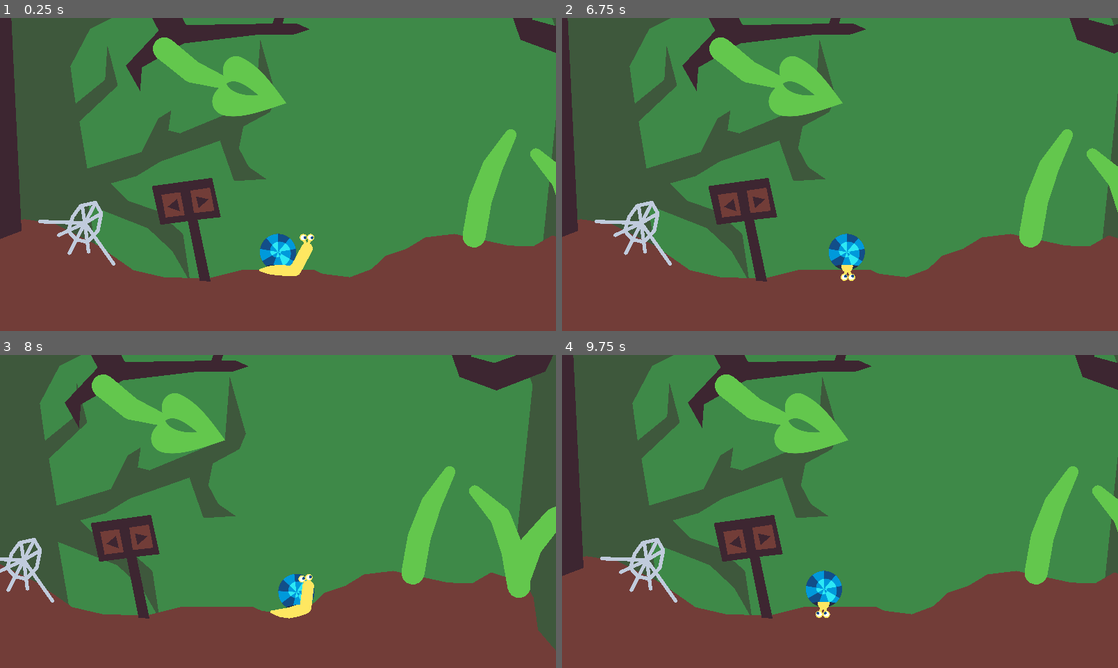
Above: before the commit, frames 1-4 (two rows, left to right).
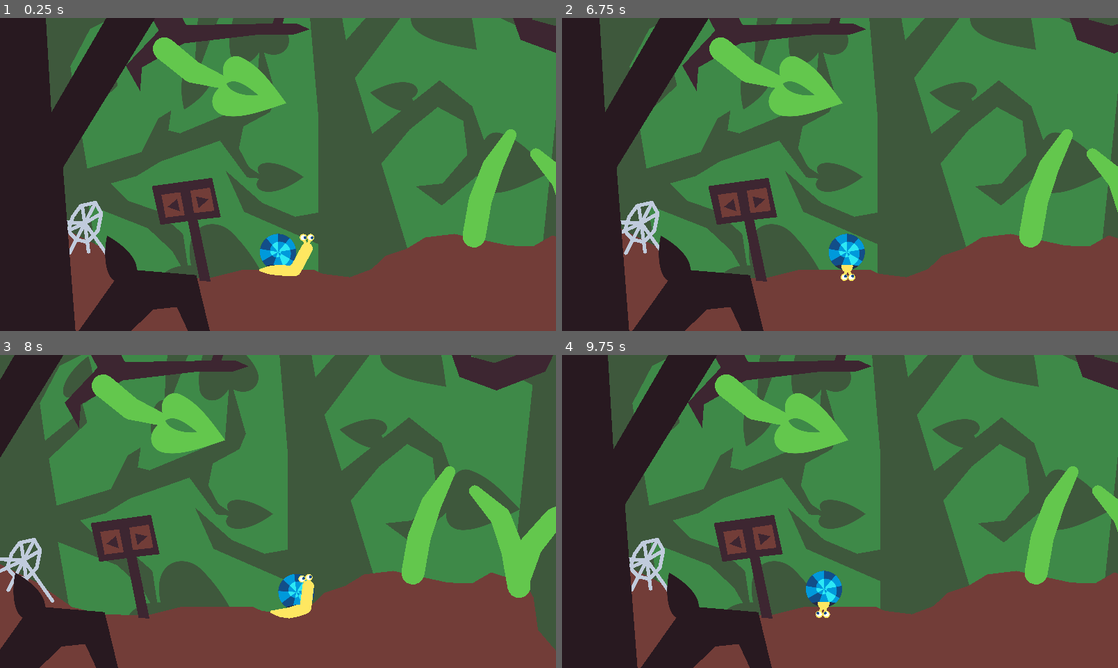
Above: after the commit, the same moments.

Repository: ThomasBringer/LD56
Game: Godot game, scene res://main/main.tscn
Same seed, same stepped clock (60 frames per second), same inputs: the game is played once before the commit and once after it. Sound files missing from this copy of the repository are replaced by a short silence.
Inputs:
- Up to frame 1 (0.25 s): no input
- Up to frame 2 (6.75 s): tap Enter at 0.5, 4.25 s; hold Right (move_right) 0.53-1.28 s; hold Space (shell) 0.53-1.28 s; hold A (move_left) 1.28-2.03 s; tap Space (shell) every 1.5 s from 1.35 to 5.85 s; hold Space (shell) 2.03-2.78 s; hold Right (move_right) 2.03-3.53 s; hold Space (shell) 3.53-4.28 s; hold A (move_left) 3.53-5.78 s; hold Space (shell) 5.03-5.78 s; hold Right (move_right) from 5.78 s (still down); hold Space (shell) from 6.53 s (still down)
- Up to frame 3 (8 s): keep holding Right (move_right); release Space (shell) at 7.28 s; tap Space (shell) at 7.35 s
- Up to frame 4 (9.75 s): release Right (move_right) at 8.03 s; hold Space (shell) 8.03-8.78 s; hold A (move_left) 8.03-9.53 s; tap Space (shell) at 8.85 s; hold Right (move_right) from 9.53 s (still down); hold Space (shell) from 9.53 s (still down)

The runs differ from the first frame. In frame 1, 34% of the frame differs, in the area x 0-100%, y 0-100%; in frame 2, 33%; in frame 3, 23%; in frame 4, 34%.

Commit message:
parallax

Diff:
--- a/game/main/main.tscn
+++ b/game/main/main.tscn
@@ -6,6 +6,7 @@
 [ext_resource type="PackedScene" uid="uid://bm1ypnqh4imiw" path="res://ground/ground_poly.tscn" id="3_kianb"]
 [ext_resource type="PackedScene" uid="uid://cqedsbp3sxn4t" path="res://plant/plants/grass.tscn" id="4_a41y7"]
 [ext_resource type="PackedScene" uid="uid://ratt0b7hrhxs" path="res://plant/plant_part.tscn" id="4_orsdx"]
+[ext_resource type="Texture2D" uid="uid://cfm3qi0rk3jj3" path="res://world/world.svg" id="5_0ce1i"]
 [ext_resource type="PackedScene" uid="uid://cn5f55ghqr4w8" path="res://plant/plants/grass variants/grass_2.tscn" id="5_cbf84"]
 [ext_resource type="PackedScene" uid="uid://boel460a0aig6" path="res://plant/plants/grass variants/grass_3.tscn" id="6_y4a1b"]
 [ext_resource type="PackedScene" uid="uid://xo3mvivdkf73" path="res://plant/plants/grass variants/grass_4.tscn" id="7_1rm36"]
@@ -17,28 +18,334 @@
 [ext_resource type="PackedScene" uid="uid://djb6dgn4hxfg2" path="res://ground/plant props/leaf_4.tscn" id="12_gxki3"]
 [ext_resource type="Shader" path="res://misc/mix colors.gdshader" id="15_vjkhb"]
 
-[sub_resource type="WorldBoundaryShape2D" id="WorldBoundaryShape2D_ljyjs"]
-normal = Vector2(1, 0)
-
-[sub_resource type="WorldBoundaryShape2D" id="WorldBoundaryShape2D_na7ue"]
-normal = Vector2(-1, 0)
-
-[sub_resource type="Curve" id="Curve_lr7ag"]
-_data = [Vector2(0, 1), 0.0, 0.0, 0, 0, Vector2(1, 0.5), -1.75, 0.0, 0, 0]
-point_count = 2
-
 [sub_resource type="ShaderMaterial" id="ShaderMaterial_aekaq"]
 shader = ExtResource("15_vjkhb")
 shader_parameter/color1 = Color(0.243137, 0.152941, 0.192157, 1)
 shader_parameter/color2 = Color(0.243137, 0.537255, 0.282353, 1)
 shader_parameter/t = 0.5
 
+[sub_resource type="AtlasTexture" id="AtlasTexture_mx278"]
+atlas = ExtResource("5_0ce1i")
+region = Rect2(1163, 45.3523, 767.671, 1024.57)
+
+[sub_resource type="AtlasTexture" id="AtlasTexture_gkwod"]
+atlas = ExtResource("5_0ce1i")
+region = Rect2(653.572, 54.4483, 485.738, 575.34)
+
+[sub_resource type="AtlasTexture" id="AtlasTexture_nw1dg"]
+atlas = ExtResource("5_0ce1i")
+region = Rect2(340.87, 67.6301, 220.22, 343.64)
+
+[sub_resource type="ShaderMaterial" id="ShaderMaterial_fqw5i"]
+shader = ExtResource("15_vjkhb")
+shader_parameter/color1 = Color(0.243137, 0.152941, 0.192157, 1)
+shader_parameter/color2 = null
+shader_parameter/t = 0.35
+
+[sub_resource type="WorldBoundaryShape2D" id="WorldBoundaryShape2D_ljyjs"]
+normal = Vector2(1, 0)
+
+[sub_resource type="WorldBoundaryShape2D" id="WorldBoundaryShape2D_na7ue"]
+normal = Vector2(-1, 0)
+
+[sub_resource type="Curve" id="Curve_lr7ag"]
+_data = [Vector2(0, 1), 0.0, 0.0, 0, 0, Vector2(1, 0.5), -1.75, 0.0, 0, 0]
+point_count = 2
+
 [node name="Main" type="Node2D"]
 
 [node name="AudioStreamPlayer" type="AudioStreamPlayer" parent="."]
 stream = ExtResource("1_askrw")
-volume_db = -10.0
 autoplay = true
+
+[node name="ParallaxBackground" type="ParallaxBackground" parent="."]
+
+[node name="ParallaxLayer" type="ParallaxLayer" parent="ParallaxBackground"]
+z_index = -100
+material = SubResource("ShaderMaterial_aekaq")
+motion_scale = Vector2(0.5, 0.5)
+
+[node name="ColorRect" type="ColorRect" parent="ParallaxBackground/ParallaxLayer"]
+visible = false
+offset_left = -1116.0
+offset_top = -2496.0
+offset_right = 3197.0
+offset_bottom = 1040.0
+color = Color(1, 0, 0, 1)
+
+[node name="Polygon2D" type="Polygon2D" parent="ParallaxBackground/ParallaxLayer"]
+use_parent_material = true
+polygon = PackedVector2Array(-1342, 1370, -1300, -2988, -742, -2988, -571, -946, 135, -1160, 390, -1661, 459, -2030, 545, -2407, 573, -2613, 613, -2286, 551, -1816, 866, -1742, 1133, -1507, 1496, -1197, 1192, -1328, 818, -1588, 497, -1544, 219, -1005, -337.41, -733.065, -474, -474, -438, -216, -234, -382, -218, -618, -146, -342, -411.044, -92.7942, -357.47, 231.606, 18, 118, 132, -113, 223, -170, 203, -32, 283, -12, 805, -227, 838, -658, 949, -264, 905, -158, 721, -59, 690, 92, 758, 220, 879, 304, 747, 293, 559, 39, 148, 183, -18, 284, -195, 334, -74, 455, 122, 522, 304, 683, 354, 1016, 230, 801, 61, 643, -349, 482, -256, 1020, -192, 1334)
+
+[node name="Polygon2D2" type="Polygon2D" parent="ParallaxBackground/ParallaxLayer"]
+use_parent_material = true
+polygon = PackedVector2Array(2730, 1309, 4664, 1320, 3861, -818, 2786, -3556, 1994, -3081, 2746.97, -1085.96, 2753, -878, 2448, -978, 2329.33, -1127.54, 2409, -1274, 2391, -1496, 2225, -1259, 1942, -1485, 1614, -1290, 1918, -1378, 1968, -1249, 2387, -859, 2930, -601)
+
+[node name="Polygon2D3" type="Polygon2D" parent="ParallaxBackground/ParallaxLayer"]
+use_parent_material = true
+polygon = PackedVector2Array(683, -4055, 783.146, -3375.37, 756, -3131, 398, -3408, 277, -3751, 54, -4022, 23, -3770, 328, -3230, 859.616, -2856.42, 1109, -1164, 770, -1285, 474, -1114, 396, -736, 385, -373, 537, -775, 685, -1098, 959, -1110, 1175.31, -878.74, 1240, -111, 1240, 534.976, 1078, 564, 850, 468, 598, 245, 726, 530, 1240, 753.79, 1240, 1328, 1977, 1184, 1718.18, 341.079, 1674.04, 197.322, 1868, -36, 2063, -193, 2239, -98, 2268, 135, 2096, 335, 1911, 354, 2092, 487, 2439, 192, 2301, -198, 2077, -378, 1611, -8, 1492, -393, 1847, -865, 2103, -897, 1927, -1041, 1701, -964, 1430, -653, 1351, -1106, 1177.34, -2616.23, 1638, -3024, 1911, -3411, 1588, -3316, 1134.94, -2984.96, 1005, -4115)
+
+[node name="Sprite2D25" type="Sprite2D" parent="ParallaxBackground/ParallaxLayer"]
+use_parent_material = true
+position = Vector2(-235, -2312)
+rotation = 1.94025
+texture = SubResource("AtlasTexture_mx278")
+
+[node name="Sprite2D26" type="Sprite2D" parent="ParallaxBackground/ParallaxLayer"]
+use_parent_material = true
+position = Vector2(1817, -1848)
+rotation = -0.260403
+texture = SubResource("AtlasTexture_mx278")
+
+[node name="Sprite2D27" type="Sprite2D" parent="ParallaxBackground/ParallaxLayer"]
+use_parent_material = true
+position = Vector2(649, 1141)
+rotation = 2.23954
+texture = SubResource("AtlasTexture_mx278")
+
+[node name="Sprite2D28" type="Sprite2D" parent="ParallaxBackground/ParallaxLayer"]
+use_parent_material = true
+position = Vector2(795, -761)
+rotation = -0.264344
+texture = SubResource("AtlasTexture_gkwod")
+
+[node name="Sprite2D29" type="Sprite2D" parent="ParallaxBackground/ParallaxLayer"]
+use_parent_material = true
+position = Vector2(2153, -767)
+rotation = 2.41077
+texture = SubResource("AtlasTexture_gkwod")
+
+[node name="Sprite2D36" type="Sprite2D" parent="ParallaxBackground/ParallaxLayer"]
+use_parent_material = true
+position = Vector2(2592, 221)
+rotation = 1.77344
+texture = SubResource("AtlasTexture_gkwod")
+
+[node name="Sprite2D30" type="Sprite2D" parent="ParallaxBackground/ParallaxLayer"]
+use_parent_material = true
+position = Vector2(553, -2679)
+rotation = -0.137662
+texture = SubResource("AtlasTexture_gkwod")
+
+[node name="Sprite2D31" type="Sprite2D" parent="ParallaxBackground/ParallaxLayer"]
+use_parent_material = true
+position = Vector2(1969, -3467)
+rotation = 1.22335
+texture = SubResource("AtlasTexture_gkwod")
+
+[node name="Sprite2D32" type="Sprite2D" parent="ParallaxBackground/ParallaxLayer"]
+use_parent_material = true
+position = Vector2(-451, -1313)
+rotation = 1.22091
+texture = SubResource("AtlasTexture_gkwod")
+
+[node name="Sprite2D33" type="Sprite2D" parent="ParallaxBackground/ParallaxLayer"]
+use_parent_material = true
+position = Vector2(369, -322)
+rotation = -2.7079
+scale = Vector2(1, 1)
+texture = SubResource("AtlasTexture_nw1dg")
+
+[node name="Sprite2D37" type="Sprite2D" parent="ParallaxBackground/ParallaxLayer"]
+use_parent_material = true
+position = Vector2(1753, -278)
+rotation = -1.41132
+scale = Vector2(1, 1)
+texture = SubResource("AtlasTexture_nw1dg")
+
+[node name="Sprite2D38" type="Sprite2D" parent="ParallaxBackground/ParallaxLayer"]
+use_parent_material = true
+position = Vector2(979, 295)
+rotation = 1.59738
+scale = Vector2(1, 1)
+texture = SubResource("AtlasTexture_nw1dg")
+
+[node name="Sprite2D34" type="Sprite2D" parent="ParallaxBackground/ParallaxLayer"]
+use_parent_material = true
+position = Vector2(-182, -648)
+rotation = 0.33712
+scale = Vector2(1, 1)
+texture = SubResource("AtlasTexture_nw1dg")
+
+[node name="Sprite2D35" type="Sprite2D" parent="ParallaxBackground/ParallaxLayer"]
+use_parent_material = true
+position = Vector2(1536, -1180)
+rotation = 2.12708
+scale = Vector2(1, 1)
+texture = SubResource("AtlasTexture_nw1dg")
+
+[node name="ParallaxBackground2" type="ParallaxBackground" parent="."]
+layer = 100
+
+[node name="ParallaxLayer2" type="ParallaxLayer" parent="ParallaxBackground2"]
+modulate = Color(0.243137, 0.152941, 0.192157, 1)
+material = SubResource("ShaderMaterial_fqw5i")
+motion_scale = Vector2(1.5, 1.5)
+
+[node name="ColorRect" type="ColorRect" parent="ParallaxBackground2/ParallaxLayer2"]
+visible = false
+offset_left = -1116.0
+offset_top = -2496.0
+offset_right = 3197.0
+offset_bottom = 1040.0
+color = Color(1, 0, 0, 1)
+
+[node name="Polygon2D" type="Polygon2D" parent="ParallaxBackground2/ParallaxLayer2"]
+use_parent_material = true
+position = Vector2(133, -485)
+polygon = PackedVector2Array(-6064, -11207, -3242, -11207, -2829, -5840, -2557, -6248, -1645, -6280, -705.426, -5665.6, -1331, -6592, -1341, -7019, -935, -6325, -578, -5893, -429, -6085, -456, -6465, -98, -6053, -394, -5676, 591.596, -6210.36, 310, -6886, 559, -7392, 499, -6893, 597, -6735, 854, -6833, 703, -6599, 833, -6362, 2159, -5864, 2345, -5627, 2150, -5271, 2150, -5610, 1830, -5733, 1683, -5669, 1565, -5522, 1610, -5126, 1418, -5544, 1587, -5861, 905, -6092, -83, -5500, -797, -5416, -1685, -6000, -2301, -5960, -2629, -5560, -2837, -5320, -2867.01, -4836.7, -2658, -1286, -1986, -2441, -2507, -3645, -2471, -4086, -2250, -3563, -2141.03, -3319.03, -1591, -3619, -1783, -3371, -2062.19, -3142.51, -1798, -2551, -683, -3186, -341, -2858, -704, -2965, -1538, -2373, -1816, -2140, -2578.27, -904.981, -2489.33, 249.467, -2165, -206, -1657, -163, -1529, 367, -1726, 659, -1665, 328, -1792, 57, -1953, 74, -2465.16, 563.165, -2285, 2675, -5197, 2630, -5397, 1119)
+
+[node name="Polygon2D2" type="Polygon2D" parent="ParallaxBackground2/ParallaxLayer2"]
+use_parent_material = true
+polygon = PackedVector2Array(3393, 1438, 4146, 1438, 3852, 127, 4358, -425, 4391, -318, 4301, -153, 4475, -271, 4549, -328, 4465, -525, 4672, -760, 4546, -997, 4630, -1209, 4412, -1041, 4487, -803, 3862, -177, 3745, -2431, 4626, -3235, 5083, -3221, 4897, -3392, 4997, -3627, 5668, -3981, 5376, -4425, 5961, -4508, 6290, -4767, 6336, -5016, 5941, -4724, 5395, -4654, 5243, -4559, 5027, -4743, 4754, -4565, 5008, -4540, 5389, -4082, 4840, -3762, 4619, -4047, 4272, -4121, 4005, -3987, 4456, -3898, 4619, -3549, 3736, -2772, 3603, -8145, 3275, -7989, 3282.74, -3814.68, 2165, -3869, 1688, -4333, 1699, -4486, 2067, -4672, 1699, -4678, 1456, -4542, 1474, -4273, 1965, -3744, 1217, -3178, 1716, -3366, 2294, -3589, 3283, -3597, 3340.55, -962.637, 2820, -1386, 2731, -2360, 2655, -1884, 2678, -1280, 3053, -1044, 2554, -954, 2325, -1144, 2226, -1430, 2221, -1267, 2256, -980, 2538, -803, 3143, -896, 3353, -625)
+
+[node name="Sprite2D" type="Sprite2D" parent="ParallaxBackground2/ParallaxLayer2"]
+use_parent_material = true
+position = Vector2(2287, -4836)
+rotation = 1.0472
+texture = SubResource("AtlasTexture_mx278")
+
+[node name="Sprite2D2" type="Sprite2D" parent="ParallaxBackground2/ParallaxLayer2"]
+use_parent_material = true
+position = Vector2(81.9999, -5673)
+rotation = 2.61799
+texture = SubResource("AtlasTexture_mx278")
+
+[node name="Sprite2D3" type="Sprite2D" parent="ParallaxBackground2/ParallaxLayer2"]
+use_parent_material = true
+position = Vector2(4768, -62.0002)
+rotation = 2.35619
+texture = SubResource("AtlasTexture_mx278")
+
+[node name="Sprite2D4" type="Sprite2D" parent="ParallaxBackground2/ParallaxLayer2"]
+use_parent_material = true
+position = Vector2(-1662, 101)
+rotation = -2.35619
+texture = SubResource("AtlasTexture_gkwod")
+
+[node name="Sprite2D5" type="Sprite2D" parent="ParallaxBackground2/ParallaxLayer2"]
+use_parent_material = true
+position = Vector2(-200, -3237)
+rotation = 2.618
+texture = SubResource("AtlasTexture_gkwod")
+
+[node name="Sprite2D6" type="Sprite2D" parent="ParallaxBackground2/ParallaxLayer2"]
+use_parent_material = true
+position = Vector2(-2303, -4616)
+texture = SubResource("AtlasTexture_gkwod")
+
+[node name="Sprite2D7" type="Sprite2D" parent="ParallaxBackground2/ParallaxLayer2"]
+use_parent_material = true
+position = Vector2(1755, -5541)
+rotation = 2.85365
+texture = SubResource("AtlasTexture_gkwod")
+
+[node name="Sprite2D8" type="Sprite2D" parent="ParallaxBackground2/ParallaxLayer2"]
+use_parent_material = true
+position = Vector2(1096, -7335)
+rotation = 1.21316
+texture = SubResource("AtlasTexture_gkwod")
+
+[node name="Sprite2D9" type="Sprite2D" parent="ParallaxBackground2/ParallaxLayer2"]
+use_parent_material = true
+position = Vector2(5168, -3173)
+rotation = 1.95345
+texture = SubResource("AtlasTexture_gkwod")
+
+[node name="Sprite2D10" type="Sprite2D" parent="ParallaxBackground2/ParallaxLayer2"]
+use_parent_material = true
+position = Vector2(4643, -4588)
+rotation = -1.65384
+texture = SubResource("AtlasTexture_gkwod")
+
+[node name="Sprite2D11" type="Sprite2D" parent="ParallaxBackground2/ParallaxLayer2"]
+use_parent_material = true
+position = Vector2(6352, -5047)
+rotation = 0.556011
+texture = SubResource("AtlasTexture_nw1dg")
+
+[node name="Sprite2D12" type="Sprite2D" parent="ParallaxBackground2/ParallaxLayer2"]
+use_parent_material = true
+position = Vector2(1391, -3448)
+rotation = -1.29831
+texture = SubResource("AtlasTexture_nw1dg")
+
+[node name="Sprite2D13" type="Sprite2D" parent="ParallaxBackground2/ParallaxLayer2"]
+use_parent_material = true
+position = Vector2(2018, -4089)
+rotation = -0.0214079
+texture = SubResource("AtlasTexture_nw1dg")
+
+[node name="Sprite2D14" type="Sprite2D" parent="ParallaxBackground2/ParallaxLayer2"]
+use_parent_material = true
+position = Vector2(-1439, -4141)
+rotation = 0.832861
+scale = Vector2(1, 1)
+texture = SubResource("AtlasTexture_nw1dg")
+
+[node name="Sprite2D15" type="Sprite2D" parent="ParallaxBackground2/ParallaxLayer2"]
+use_parent_material = true
+position = Vector2(-2071, -779)
+rotation = -0.394996
+texture = SubResource("AtlasTexture_nw1dg")
+
+[node name="Sprite2D16" type="Sprite2D" parent="ParallaxBackground2/ParallaxLayer2"]
+use_parent_material = true
+position = Vector2(-1609, -2552)
+rotation = 1.92541
+texture = SubResource("AtlasTexture_nw1dg")
+
+[node name="Sprite2D17" type="Sprite2D" parent="ParallaxBackground2/ParallaxLayer2"]
+use_parent_material = true
+position = Vector2(2485, -715)
+rotation = -2.56005
+texture = SubResource("AtlasTexture_nw1dg")
+
+[node name="Sprite2D18" type="Sprite2D" parent="ParallaxBackground2/ParallaxLayer2"]
+use_parent_material = true
+position = Vector2(2555, -1428)
+rotation = -1.87653
+texture = SubResource("AtlasTexture_nw1dg")
+
+[node name="Sprite2D19" type="Sprite2D" parent="ParallaxBackground2/ParallaxLayer2"]
+use_parent_material = true
+position = Vector2(2703, -2410)
+rotation = -0.269883
+texture = SubResource("AtlasTexture_nw1dg")
+
+[node name="Sprite2D20" type="Sprite2D" parent="ParallaxBackground2/ParallaxLayer2"]
+use_parent_material = true
+position = Vector2(4662, -1284)
+rotation = 0.466751
+texture = SubResource("AtlasTexture_nw1dg")
+
+[node name="Sprite2D21" type="Sprite2D" parent="ParallaxBackground2/ParallaxLayer2"]
+use_parent_material = true
+position = Vector2(4166, -4192)
+rotation = -0.853322
+texture = SubResource("AtlasTexture_nw1dg")
+
+[node name="Sprite2D22" type="Sprite2D" parent="ParallaxBackground2/ParallaxLayer2"]
+use_parent_material = true
+position = Vector2(-297, -6997)
+rotation = 0.161245
+texture = SubResource("AtlasTexture_nw1dg")
+
+[node name="Sprite2D23" type="Sprite2D" parent="ParallaxBackground2/ParallaxLayer2"]
+use_parent_material = true
+position = Vector2(615, -7881)
+rotation = -0.2747
+scale = Vector2(1, 1)
+texture = SubResource("AtlasTexture_nw1dg")
+
+[node name="Sprite2D24" type="Sprite2D" parent="ParallaxBackground2/ParallaxLayer2"]
+use_parent_material = true
+position = Vector2(2237, -5684)
+rotation = -2.7289
+scale = Vector2(1, 1)
+texture = SubResource("AtlasTexture_nw1dg")
+
+[node name="Darken" type="Node2D" parent="ParallaxBackground2/ParallaxLayer2"]
 
 [node name="Snail" parent="." node_paths=PackedStringArray("boundary_left", "boundary_right", "boundary_down") instance=ExtResource("1_77obm")]
 unique_name_in_owner = true
@@ -327,28 +634,6 @@
 color = Color(0.45098, 0.243137, 0.223529, 1)
 polygon = PackedVector2Array(-500, -165, -402, -259, -311, -153, -338, 130, -421, 47, -511, 118)
 
-[node name="ParallaxBackground" type="ParallaxBackground" parent="."]
-
-[node name="ParallaxLayer" type="ParallaxLayer" parent="ParallaxBackground"]
-material = SubResource("ShaderMaterial_aekaq")
-motion_scale = Vector2(0.5, 0.5)
-
-[node name="ColorRect" type="ColorRect" parent="ParallaxBackground/ParallaxLayer"]
-visible = false
-offset_left = -1116.0
-offset_top = -2496.0
-offset_right = 3197.0
-offset_bottom = 1040.0
-color = Color(1, 0, 0, 1)
-
-[node name="Polygon2D" type="Polygon2D" parent="ParallaxBackground/ParallaxLayer"]
-use_parent_material = true
-polygon = PackedVector2Array(-1342, 1370, -1300, -2988, -742, -2988, -571, -946, 135, -1160, 390, -1661, 459, -2030, 545, -2407, 573, -2613, 613, -2286, 551, -1816, 866, -1742, 1133, -1507, 1496, -1197, 1192, -1328, 818, -1588, 497, -1544, 219, -1005, -337.41, -733.065, -474, -474, -438, -216, -234, -382, -218, -618, -146, -342, -411.044, -92.7942, -357.47, 231.606, 18, 118, 132, -113, 223, -170, 203, -32, 283, -12, 805, -227, 838, -658, 949, -264, 905, -158, 721, -59, 690, 92, 758, 220, 879, 304, 657, 318, 559, 39, 148, 183, -18, 284, -195, 334, -74, 455, 122, 522, 304, 683, 354, 1016, 230, 801, 61, 643, -349, 482, -256, 1020, -192, 1334)
-
-[node name="Polygon2D2" type="Polygon2D" parent="ParallaxBackground/ParallaxLayer"]
-use_parent_material = true
-polygon = PackedVector2Array(2730, 1309, 4664, 1320, 3861, -818, 2786, -3556, 1994, -3081, 2930, -601)
-
 [editable path="GroundPoly"]
 [editable path="Branch"]
 [editable path="Branch2"]
Not shown: 1 places in game/main/main.tscn that only renumber resources
